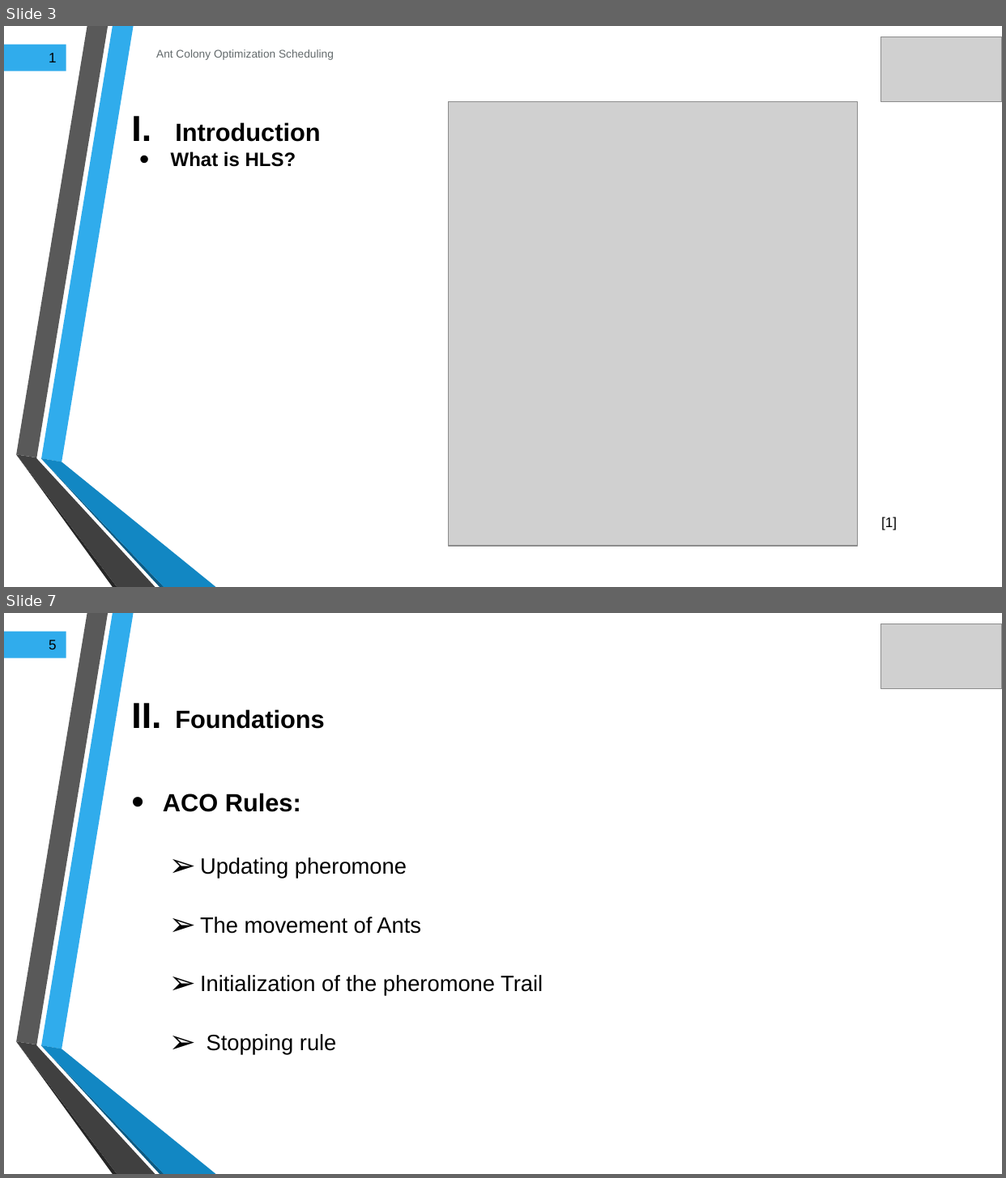
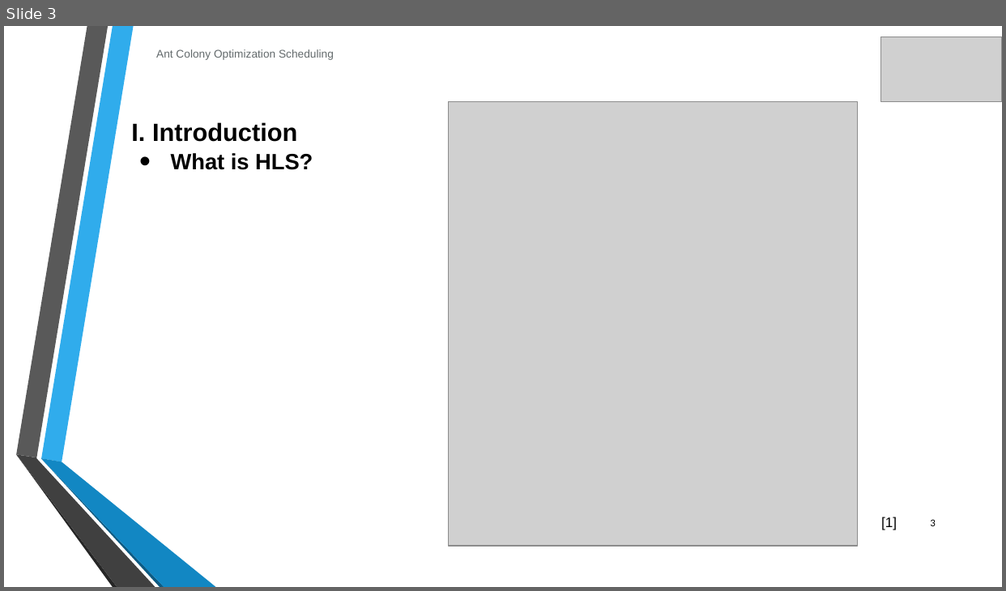
Before and after one commit to JaouaherBelgacem/Ant-Colony-Optimization, a slide deck: Final submission/Presentation/ACO presentation draft.pptx. Shown one above the other, each under a label of ours: slides 3 and 7 before the commit, slide 3 after it; the slides between them are not shown. The pictures are 1006x1178 and 1006x591 pixels, drawn with LibreOffice and Linux fonts; fonts in the diff are those of the drawing; grey boxes stand for pictures; background and template pictures are left out. Boxes give left, top, right and bottom in pixels: in the first picture for what was removed or moved away, otherwise in the second. Text is boxed around its words. In the diff, an @@ line names an element or a change of style, - is before the commit and + after.

```diff
--- a/Final submission/Presentation/ACO presentation draft.pptx
+++ b/Final submission/Presentation/ACO presentation draft.pptx
@@ slide 7 removed at (x1=4, y1=613, x2=1002, y2=1174), background picture (left out); not listed: 6 template elements that a slide beside it also shows @@
@@ rectangle removed at (x1=4, y1=631, x2=66, y2=658) @@
-5
@@ picture removed at (x1=881, y1=624, x2=1002, y2=689) @@
@@ text removed at (x1=175, y1=709, x2=325, y2=729) @@
-II. Foundations
@@ text removed at (x1=163, y1=793, x2=543, y2=1055) @@
-• ACO Rules:
-  ➢ Updating pheromone
-  ➢ The movement of Ants
-  ➢ Initialization of the pheromone Trail
-  ➢ Stopping rule
@@ slide 3 changed as well @@
@@ rectangle removed at (x1=4, y1=44, x2=66, y2=71) @@
-1
@@ text at (x1=131, y1=122, x2=297, y2=142): text changed @@
-I. Introduction
+I. Introduction
@@ text "What is HLS?" at (x1=171, y1=153, x2=313, y2=170): size 14 to 16 pt @@
@@ page number added at (x1=930, y1=519, x2=936, y2=527), 7.5 pt, text #000000 @@
+3
```
Also in this commit, not shown: 5 other slides changed, 7 slides added, 6 other slides removed, 1 other file.
